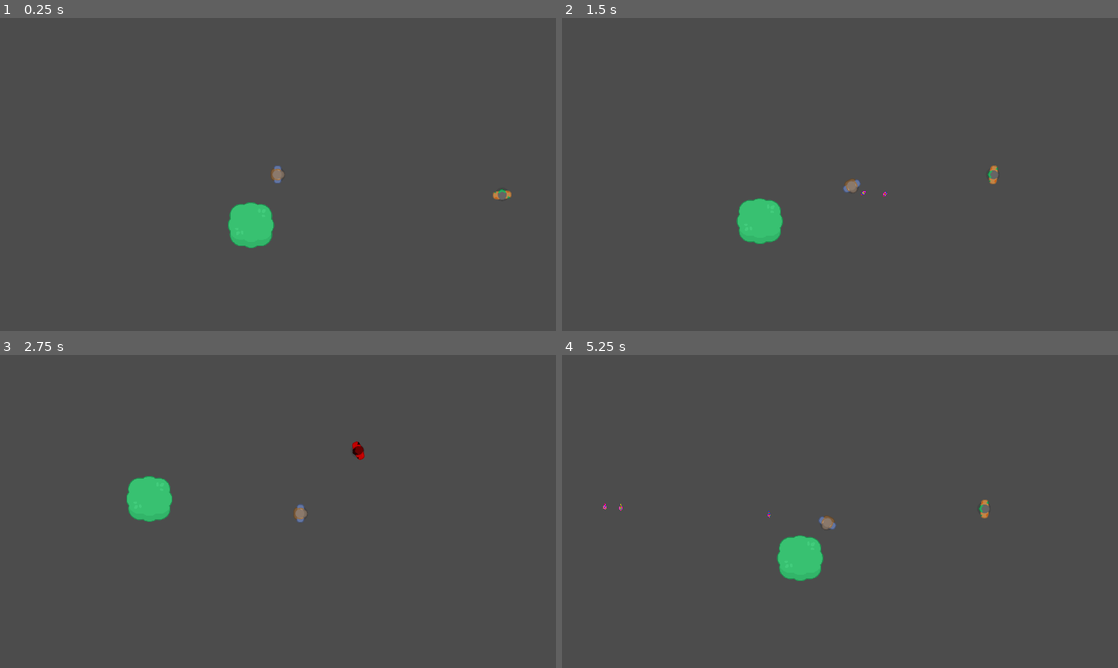
Above: before the commit, frames 1-4 (two rows, left to right).
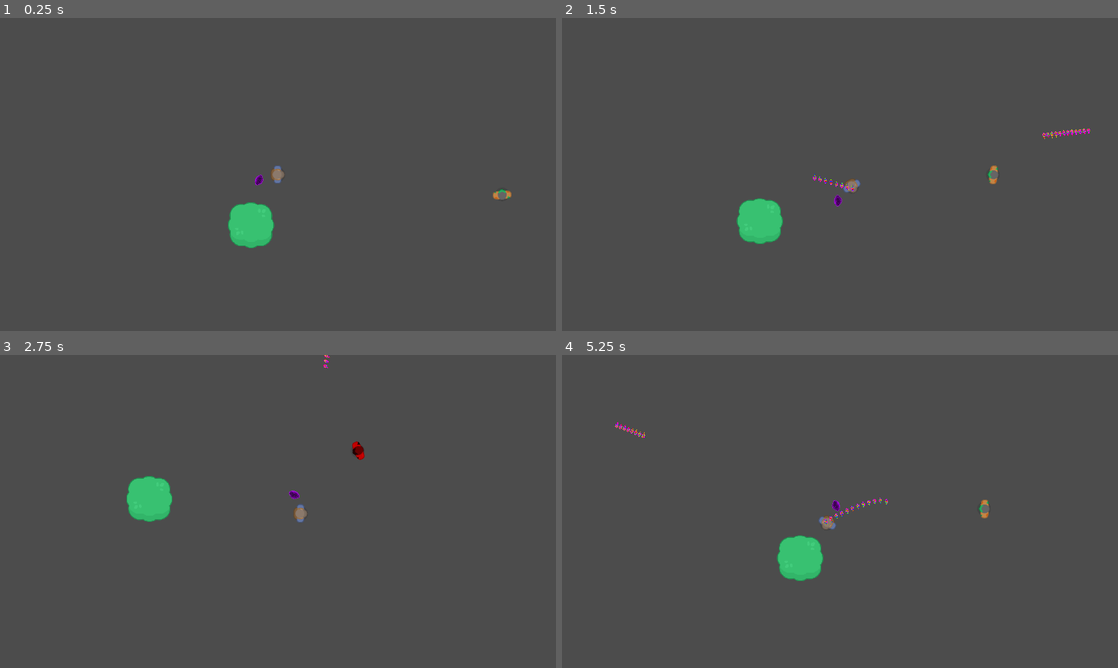
Above: after the commit, the same moments.

Repository: kinge880/GameJam
Game: Godot game, scene res://Word.tscn
Two runs of this game, one before a commit and one after it. Both use one fixed random seed, a clock stepped at 60 frames per second and the inputs below.
Inputs (mouse positions are in pixels of both pictures, inside the frame that each line leads up to):
- Up to frame 1 (0.25 s): no input
- Up to frame 2 (1.5 s): move the mouse to (962, 158) at 0.52 s; hold D (ui_right) 0.53-1.28 s; hold Space (atk) 0.53-1.28 s; click (962, 158) at 0.67 s; move the mouse to (728, 190) at 1.27 s; hold S (ui_down) from 1.28 s (still down); tap Space (atk) at 1.35 s; click (728, 190) at 1.42 s
- Up to frame 3 (2.75 s): move the mouse to (333, 442) at 2.02 s; release S (ui_down) at 2.03 s; hold D (ui_right) from 2.03 s (still down); hold Space (atk) from 2.03 s (still down); click (333, 442) at 2.17 s
- Up to frame 4 (5.25 s): move the mouse to (812, 574) at 2.77 s; release D (ui_right) at 2.78 s; release Space (atk) at 2.78 s; hold W (ui_up) 2.78-3.53 s; tap Space (atk) at 2.85, 4.35 s; click (812, 574) at 2.92 s; move the mouse to (1006, 558) at 3.52 s; hold Space (atk) 3.53-4.28 s; hold A (ui_left) 3.53-5.03 s; click (1006, 558) at 3.67 s; move the mouse to (673, 464) at 4.27 s; click (673, 464) at 4.42 s; move the mouse to (867, 511) at 5.02 s; hold S (ui_down) from 5.03 s (still down); hold Space (atk) from 5.03 s (still down); click (867, 511) at 5.17 s

The runs differ from the first frame. In frame 1, less than 0.1% of the frame differs, in the area x 45-48%, y 50-54%; in frame 2, 0.2%; in frame 3, less than 0.1%; in frame 4, 0.2%, in the area x 7-59%, y 21-55%.

Commit message:
rotação arma
ddd

Diff:
--- a/Player.tscn
+++ b/Player.tscn
@@ -1,26 +1,39 @@
-[gd_scene load_steps=5 format=2]
+[gd_scene load_steps=13 format=2]
 
 [ext_resource path="res://Script/Player.gd" type="Script" id=1]
 [ext_resource path="res://Bullet.tscn" type="PackedScene" id=2]
 [ext_resource path="res://Sprites/survivor1_stand.png" type="Texture" id=3]
+[ext_resource path="res://Sprites/Weapon/New Piskel-1.png.png" type="Texture" id=4]
+[ext_resource path="res://Sprites/Weapon/New Piskel-2.png.png" type="Texture" id=5]
+[ext_resource path="res://Sprites/Weapon/New Piskel-3.png.png" type="Texture" id=6]
+[ext_resource path="res://Sprites/Weapon/New Piskel-4.png.png" type="Texture" id=7]
+[ext_resource path="res://Sprites/Weapon/New Piskel-5.png.png" type="Texture" id=8]
+[ext_resource path="res://Sprites/Weapon/New Piskel-6.png.png" type="Texture" id=9]
+[ext_resource path="res://Sprites/Weapon/New Piskel-7.png.png" type="Texture" id=10]
 
 [sub_resource type="CapsuleShape2D" id=1]
 radius = 11.0519
 height = 21.5558
 
+[sub_resource type="SpriteFrames" id=2]
+animations = [ {
+"frames": [ ExtResource( 4 ), ExtResource( 5 ), ExtResource( 6 ), ExtResource( 7 ), ExtResource( 8 ), ExtResource( 9 ), ExtResource( 10 ) ],
+"loop": true,
+"name": "idle",
+"speed": 5.0
+} ]
+
 [node name="Player" type="KinematicBody2D"]
 collision_layer = 2
 collision_mask = 5
 script = ExtResource( 1 )
-__meta__ = {
-"_edit_group_": true
-}
 Bullet = ExtResource( 2 )
 
 [node name="Sprite" type="Sprite" parent="."]
 texture = ExtResource( 3 )
 
 [node name="CollisionShape2D" type="CollisionShape2D" parent="."]
+visible = false
 position = Vector2( -1, 0 )
 shape = SubResource( 1 )
 
@@ -36,3 +49,11 @@
 [node name="RayCast2D" type="RayCast2D" parent="."]
 enabled = true
 cast_to = Vector2( 250, 0 )
+
+[node name="weapon" type="AnimatedSprite" parent="."]
+position = Vector2( 0.342884, 0.214636 )
+scale = Vector2( 0.966463, 0.986585 )
+frames = SubResource( 2 )
+animation = "idle"
+frame = 3
+flip_h = true
--- a/Script/Player.gd
+++ b/Script/Player.gd
@@ -18,7 +18,7 @@
 
 func _process(delta):
 	var movedir = Vector2()
-
+	$weapon.look_at(get_global_mouse_position())
 	if Input.is_action_pressed("ui_down"):
 		movedir += Vector2(0, 1)
 	if Input.is_action_pressed("ui_up"):
@@ -37,7 +37,7 @@
 	move_and_slide(motion * speed)
 
 	#atacar, podemos modificar aqui pra fazer do jeito que preferimos, deixei assim de inicio pra ter uma base
-	if Input.is_action_just_pressed("atk"):
+	if Input.is_action_pressed("atk"):
 		_shoot()
 		#var collision = raycast.get_collider()
 		#if raycast.is_colliding() and collision.has_method("_kill"):
@@ -61,6 +61,6 @@
 		#can_shoot = false
 		#esse global_rotation no futuro vai ser substituido por $weapon.global_rotation, pois vamos criar esferas ou uma linha como arma ne
 		#dai eu acredito que ela pdoe rotacionar na direção do mouse e a bala sair dela, dai já preparei tudo pra isso
-		var dir = Vector2(1, 0).rotated(global_rotation)
+		var dir = Vector2(1, 0).rotated($weapon.global_rotation)
 		#emito um sinal com a bala,posição do player(no futuro vai ser do portal) e a direção que no futuro vai ser dir
-		emit_signal('shoot', Bullet, global_position, dir)
+		emit_signal('shoot', Bullet, $weapon.global_position, dir)
Binary file added: Sprites/Weapon/New Piskel-1.png.png
Not shown, added: Sprites/Weapon/New Piskel-1.png.png.import
Binary file added: Sprites/Weapon/New Piskel-2.png.png
Not shown, added: Sprites/Weapon/New Piskel-2.png.png.import
Binary file added: Sprites/Weapon/New Piskel-3.png.png
Not shown, added: Sprites/Weapon/New Piskel-3.png.png.import
Binary file added: Sprites/Weapon/New Piskel-4.png.png
Not shown, added: Sprites/Weapon/New Piskel-4.png.png.import
Binary file added: Sprites/Weapon/New Piskel-5.png.png
Not shown, added: Sprites/Weapon/New Piskel-5.png.png.import
Binary file added: Sprites/Weapon/New Piskel-6.png.png
Not shown, added: Sprites/Weapon/New Piskel-6.png.png.import
(and 2 more such lines)
